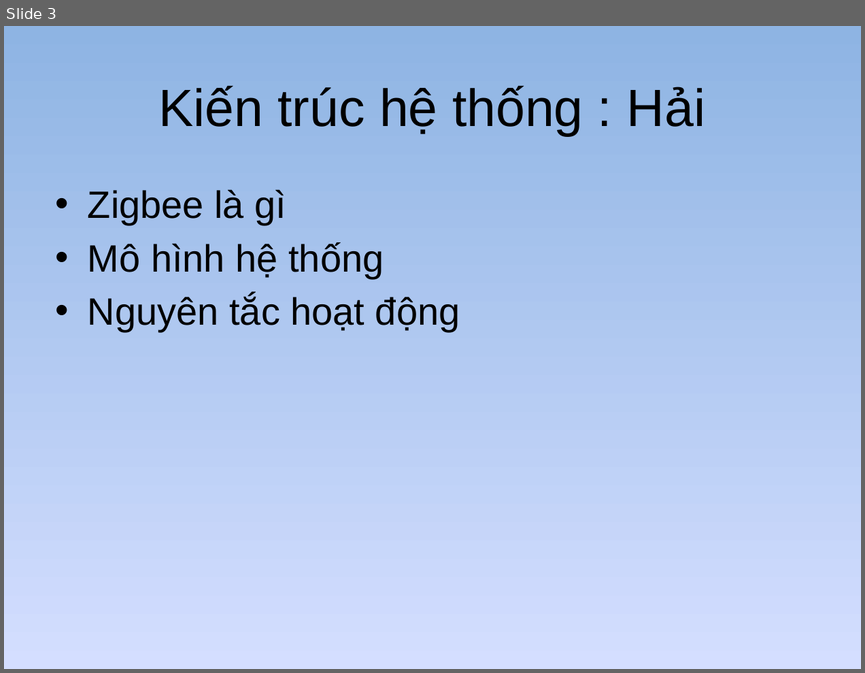
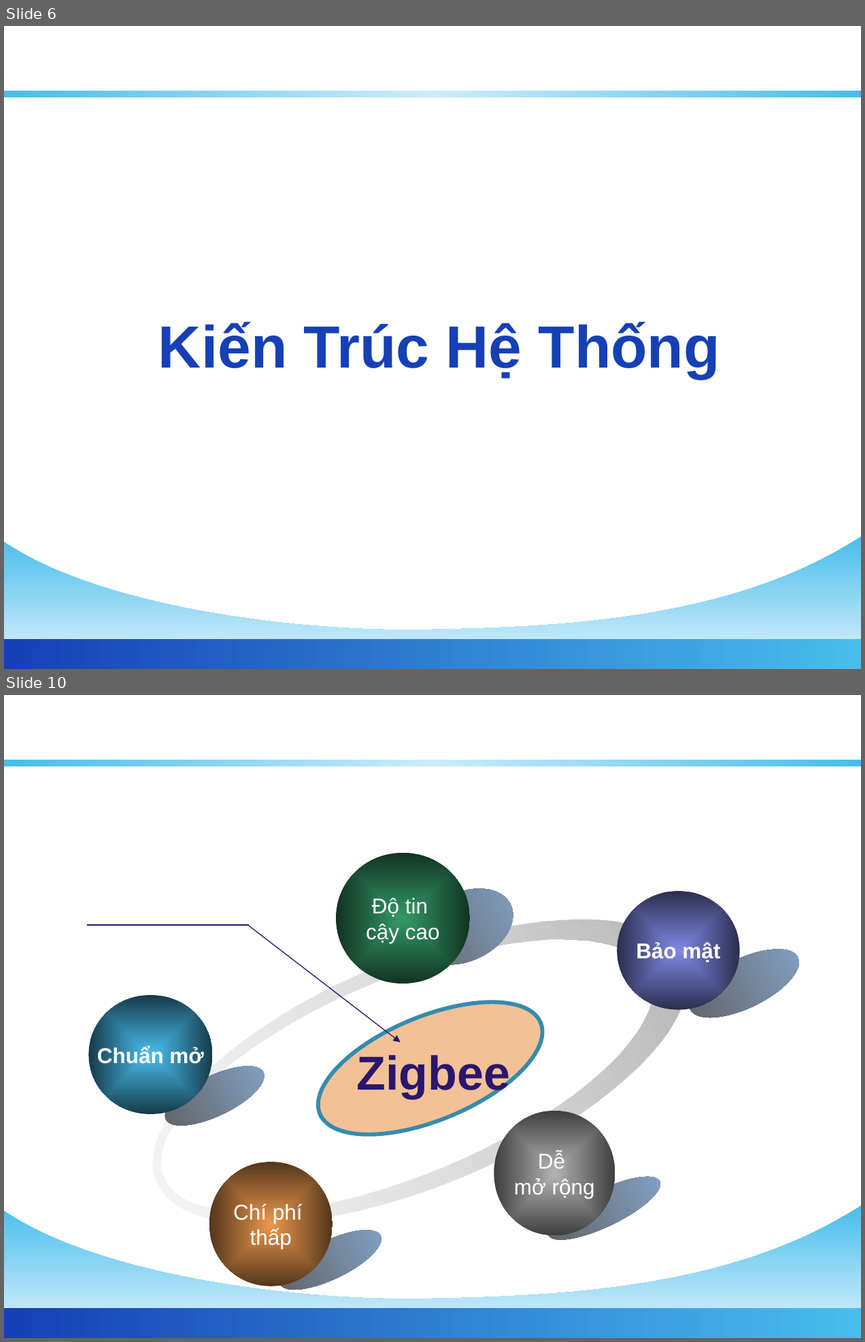
Before and after one commit to golf2109/zigbee-in-supermaket, a slide deck: docs/Report/Queue-Busting.pptx. Shown one above the other, each under a label of ours: slide 3 before the commit, slides 6 and 10 after it; the slides between them are not shown. The pictures are 865x673 and 865x1342 pixels, drawn with LibreOffice and Linux fonts; fonts in the diff are those of the drawing; background and template pictures are left out. Boxes give left, top, right and bottom in pixels: in the first picture for what was removed or moved away, otherwise in the second. Text is boxed around its words. In the diff, an @@ line names an element or a change of style, - is before the commit and + after.

```diff
--- a/docs/Report/Queue-Busting.pptx
+++ b/docs/Report/Queue-Busting.pptx
@@ slide 10 added at (x1=4, y1=695, x2=861, y2=1338), background #FFFFFF; not listed: 3 template elements that a slide beside it also shows @@
@@ title added at (x1=4, y1=695, x2=861, y2=762), 40 pt, text #FFFFFF, bold @@
+Ưu Điểm Mạng Zigbee
@@ freeform shape added at (x1=113, y1=856, x2=727, y2=1285), fill gradient #EBEBEB to #B2B2B2 @@
@@ ellipse added at (x1=336, y1=853, x2=469, y2=984), fill gradient #339966 to #206040, 18 pt, text #FFFFFF @@
+Độ tin
+cậy cao
@@ ellipse added at (x1=404, y1=873, x2=526, y2=979), fill gradient #5F5F5F to #84A5CA @@
@@ ellipse added at (x1=617, y1=892, x2=739, y2=1011), fill gradient #7E88E4 to #4F5690, 18 pt, text #FFFFFF, bold @@
+Bảo mật
@@ line added from (249, 925) to (87, 925), #2B166E 0.75 pt @@
@@ arrow added from (248, 925) to (400, 1042), #2B166E 0.75 pt @@
@@ ellipse added at (x1=679, y1=935, x2=809, y2=1032), fill gradient #5F5F5F to #84A5CA @@
@@ ellipse added at (x1=300, y1=974, x2=560, y2=1161), fill #F3C194, outline #358CAF 3.35 pt @@
@@ ellipse added at (x1=89, y1=995, x2=213, y2=1114), fill gradient #48BDEC to #2B728F, 18 pt, text #FFFFFF, bold @@
+Chuẩn mở
@@ ellipse added at (x1=156, y1=1054, x2=272, y2=1137), fill gradient #5F5F5F to #84A5CA @@
@@ text added at (x1=357, y1=1051, x2=510, y2=1098), 40 pt, text #2B166E, bold @@
+Zigbee
@@ ellipse added at (x1=494, y1=1110, x2=615, y2=1236), fill gradient #B2B2B2 to #727272, 18 pt, text #FFFFFF @@
+Dễ
+mở rộng
@@ ellipse added at (x1=209, y1=1161, x2=332, y2=1285), fill gradient #EB984D to #966131, 18 pt, text #FFFFFF @@
+Chí phí
+thấp
@@ ellipse added at (x1=541, y1=1164, x2=667, y2=1251), fill gradient #5F5F5F to #84A5CA @@
@@ ellipse added at (x1=272, y1=1219, x2=389, y2=1302), fill gradient #5F5F5F to #84A5CA @@
@@ what was slide 3 is now slide 6 @@
@@ slide 6 changed as well @@
@@ background gradient #8EB4E3 to #D4DEFF to #96AB94 to #FFFFFF @@
@@ rectangle added at (x1=4, y1=91, x2=861, y2=98), fill gradient #48BDEC to #E0EFFA @@
@@ text removed at (x1=88, y1=189, x2=460, y2=332) @@
-• Zigbee là gì
-• Mô hình hệ thống
-• Nguyên tắc hoạt động
@@ title at (x1=158, y1=321, x2=720, y2=378): text changed; size 44 to 50 pt; text colour #000000 to #1640B6; bold on @@
-Kiến trúc hệ thống : Hải
+Kiến Trúc Hệ Thống
@@ freeform shape added at (x1=4, y1=536, x2=861, y2=669), fill gradient #48BDEC to #EEF6FC @@
@@ rectangle added at (x1=4, y1=639, x2=861, y2=669), fill gradient #1640B6 to #48BDEC @@
```
Also in this commit, not shown: 18 other slides changed, 15 other slides added, 18 slides removed.
